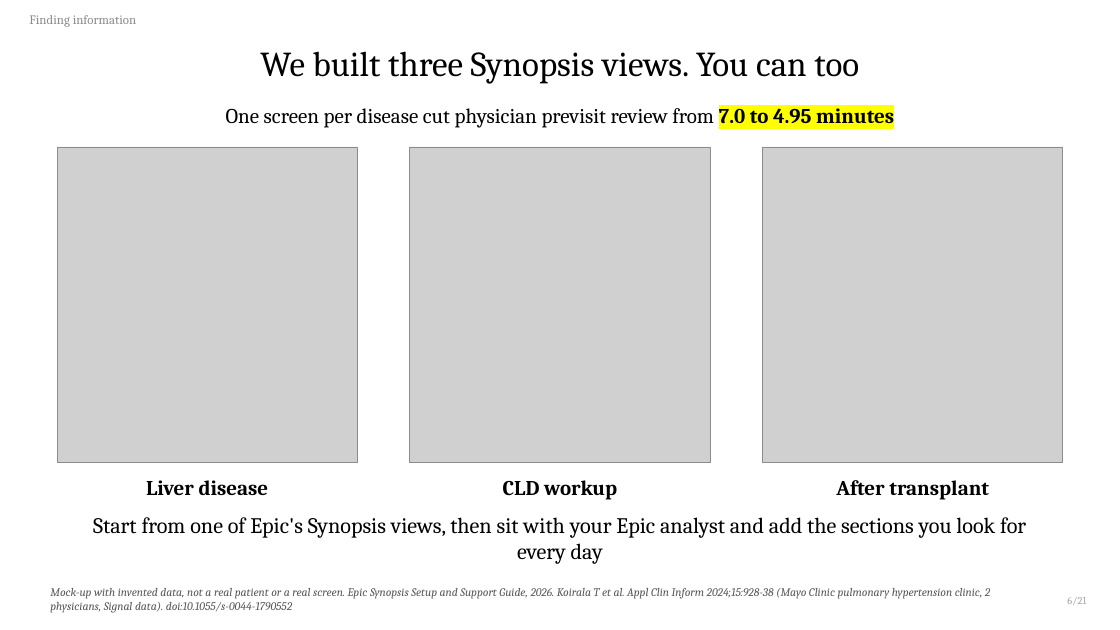
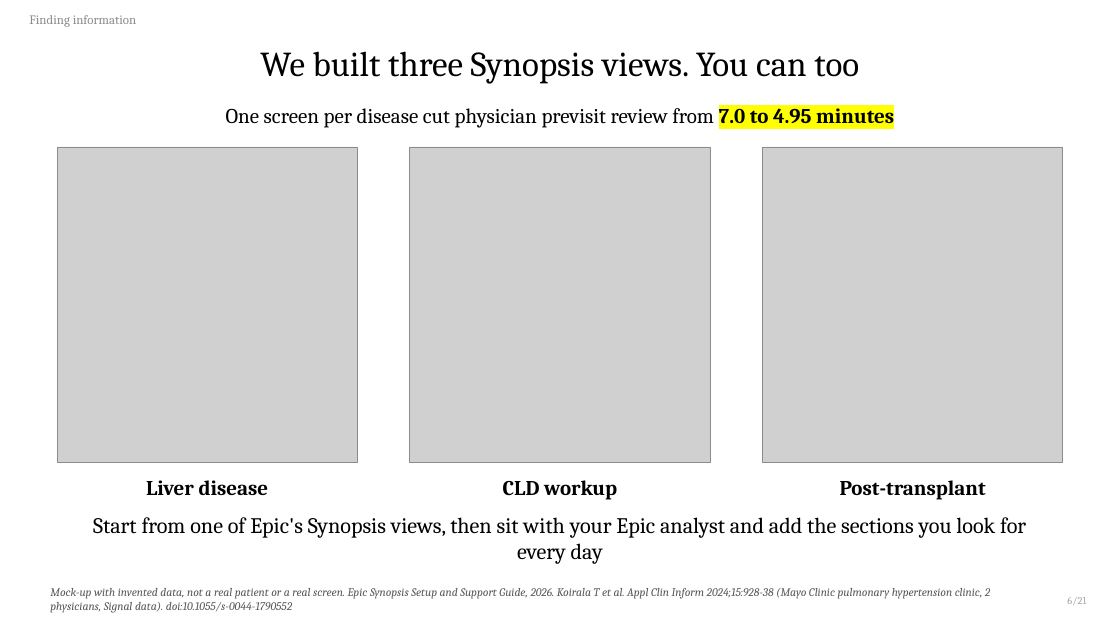
Before and after one commit to qaddodi/mohammad-almeqdadi-lectures, a slide deck: slide 10 of lectures/ehr-tools-tlm-2026/Epically Efficient EHR Tools.pptx. Drawn at 1120x630 pixels with LibreOffice and Linux fonts; fonts in the diff are those of the drawing; grey boxes stand for pictures. Boxes give left, top, right and bottom in pixels: in the first picture for what was removed or moved away, otherwise in the second. Text is boxed around its words. In the diff, an @@ line names an element or a change of style, - is before the commit and + after.

```diff
--- a/lectures/ehr-tools-tlm-2026/Epically Efficient EHR Tools.pptx
+++ b/lectures/ehr-tools-tlm-2026/Epically Efficient EHR Tools.pptx
@@ text at (840,480,986,500): text changed @@
-After transplant
+Post-transplant
```
Also in this commit, not shown: 3 other files.
